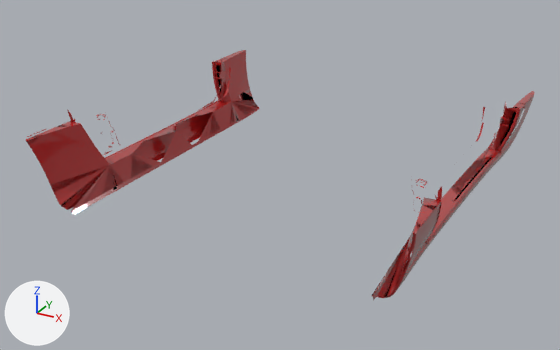
One commit to the glTF model public/body/na/skirts/stock.glb: the scene before it, then after it.
One viewpoint serves both versions: a 50 mm camera at (60.5, -46.0, 38.6) aimed at (-2.5, 68.7, -18.8). Lighting does not change. The marker at lower left points along +X, +Y and +Z. The picture after the commit comes second. Vertices at exactly the same position are counted once.

Names of what the first picture shows: 'Miata_Stock_skirts'.
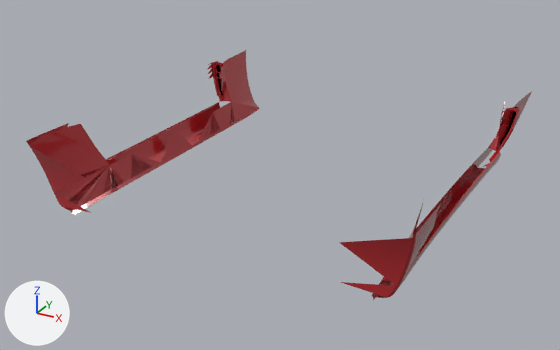
Patch to the scene script:
```diff
--- a/public/body/na/skirts/stock.glb.py
+++ b/public/body/na/skirts/stock.glb.py
@@ me_miata_body_mesh_003 @@
 # used by ob_miata_stock_skirts; location = (0.0, 0.0, 0.0)
-me_miata_body_mesh_003.from_pydata(...)  # 4352 vertices, 7022 faces; spans x -34.0..34.0, y 38.3..107.7, z -20.9..-5.0
+me_miata_body_mesh_003.from_pydata(...)  # 2258 vertices, 4043 faces; spans x -33.8..33.8, y 38.3..107.7, z -20.9..-6.3
+# me_miata_body_mesh_003 part 1: 56 loose pieces with 445 vertices, spanning x -33.8..33.8, y 39.0..92.1, z -16.1..-5.6, are deleted
+# me_miata_body_mesh_003 part 2: 3 vertices moved within x 31.1..33.7, y 39.0..52.6, z -16.1..-7.6; 846 vertices removed from x 27.4..34.0, y 38.3..107.7, z -20.9..-5.0; 11 vertices added at x 22.5..33.8, y 39.8..92.9, z -19.9..-7.8
+# me_miata_body_mesh_003 part 3: 3 vertices moved within x -33.7..-31.1, y 39.0..52.6, z -16.1..-7.6; 829 vertices removed from x -34.0..-28.0, y 38.3..107.7, z -20.2..-5.0; 15 vertices added at x -33.8..-22.5, y 39.8..94.2, z -20.9..-7.8
 me_miata_body_mesh_003.materials.append(mat_miata_paint_classicred)
```

Pixel boxes (x1, y1, x2, y2) of what changed, in the pictures (560 x 350 px):
'Miata_Stock_skirts', reshaped: before (26, 50, 534, 300); after (26, 50, 532, 300)
part 1 of me_miata_body_mesh_003, deleted: before (27, 67, 496, 223)
part 2 of me_miata_body_mesh_003, reshaped: before (413, 91, 534, 252); after (339, 104, 520, 298)
part 3 of me_miata_body_mesh_003, reshaped: before (26, 50, 257, 165); after (27, 63, 213, 213)
